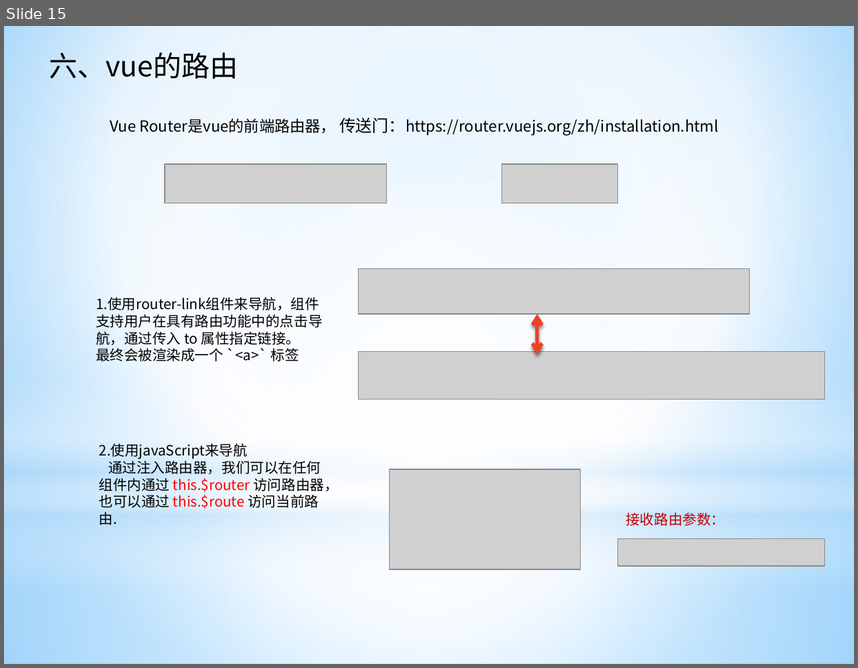
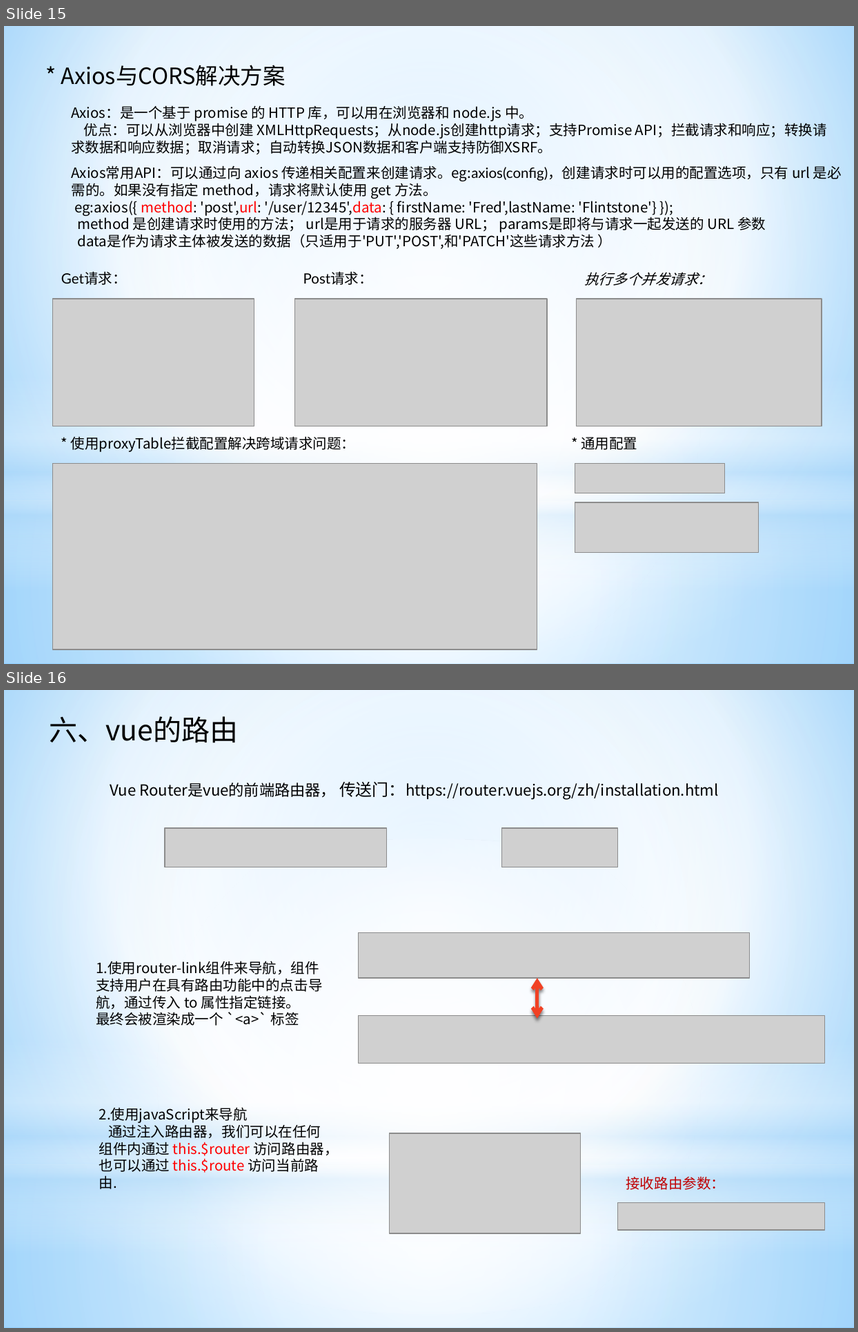
Before and after one commit to ManBaAQiang/vueProject, a slide deck: vue初探.pptx. Shown one above the other, each under a label of ours: slide 15 before the commit, slides 15 and 16 after it. The pictures are 858x668 and 858x1332 pixels, drawn with LibreOffice and Linux fonts; fonts in the diff are those of the drawing; grey boxes stand for pictures. Boxes give left, top, right and bottom in pixels: in the first picture for what was removed or moved away, otherwise in the second. Text is boxed around its words. In the diff, an @@ line names an element or a change of style, - is before the commit and + after.

Commit message:
axios

```diff
--- a/vue初探.pptx
+++ b/vue初探.pptx
@@ slide 15 added at bbox=[4, 26, 854, 664], background gradient #9ED5FF to #FFFFFF to #5BB9FF; not listed: 4 template elements that a slide beside it also shows @@
@@ text added at bbox=[61, 65, 286, 86], 19 pt, text #000000 @@
+* Axios与CORS解决方案
@@ text added at bbox=[71, 105, 827, 154], 12 pt, text #000000 @@
+Axios：是一个基于 promise 的 HTTP 库，可以用在浏览器和 node.js 中。
+优点：可以从浏览器中创建 XMLHttpRequests；从node.js创建http请求；支持Promise API；拦截请求和响应；转换请求数据和响应数据；取消请求；自动转换JSON数据和客户端支持防御XSRF。
@@ text added at bbox=[72, 165, 842, 249], 12 pt, text #000000 @@
+Axios常用API：可以通过向 axios 传递相关配置来创建请求。eg:axios(config)，创建请求时可以用的配置选项，只有 url 是必需的。如果没有指定 method，请求将默认使用 get 方法。
+eg:axios({ method: 'post',url: '/user/12345',data: { firstName: 'Fred',lastName: 'Flintstone'} });
+method 是创建请求时使用的方法； url是用于请求的服务器 URL； params是即将与请求一起发送的 URL 参数
+data是作为请求主体被发送的数据（只适用于'PUT','POST',和'PATCH'这些请求方法 ）
@@ text added at bbox=[61, 271, 127, 285], 12 pt, text #000000 @@
+Get请求：
@@ text added at bbox=[303, 271, 373, 285], 12 pt, text #000000 @@
+Post请求：
@@ text added at bbox=[584, 272, 712, 285], 12 pt, text #000000, italic @@
+执行多个并发请求：
@@ picture added at bbox=[52, 299, 254, 426] @@
@@ picture added at bbox=[294, 299, 547, 426] @@
@@ picture added at bbox=[577, 299, 822, 426] @@
@@ text added at bbox=[71, 436, 356, 452], 12 pt, text #000000 @@
+* 使用proxyTable拦截配置解决跨域请求问题：
@@ text added at bbox=[581, 437, 637, 450], 12 pt, text #000000 @@
+* 通用配置
@@ picture added at bbox=[52, 463, 537, 649] @@
@@ picture added at bbox=[575, 463, 725, 492] @@
@@ picture added at bbox=[575, 502, 759, 552] @@
@@ what was slide 15 is now slide 16 @@
```
Also in this commit, not shown: 3 other files.
